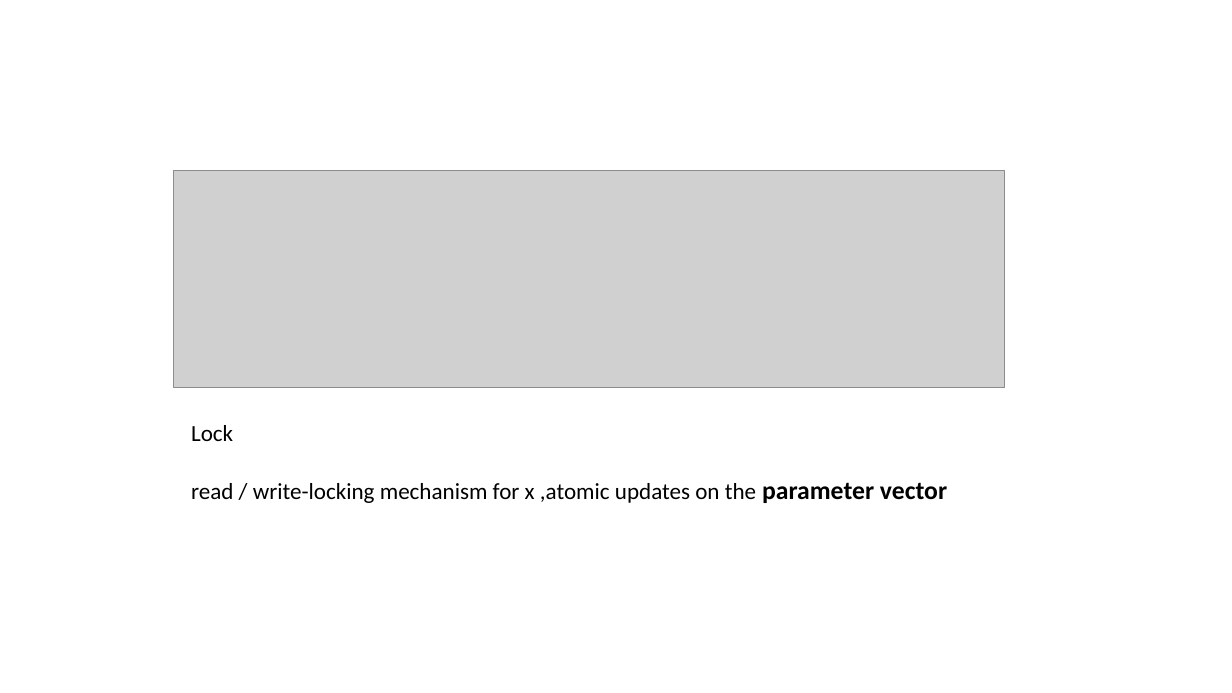
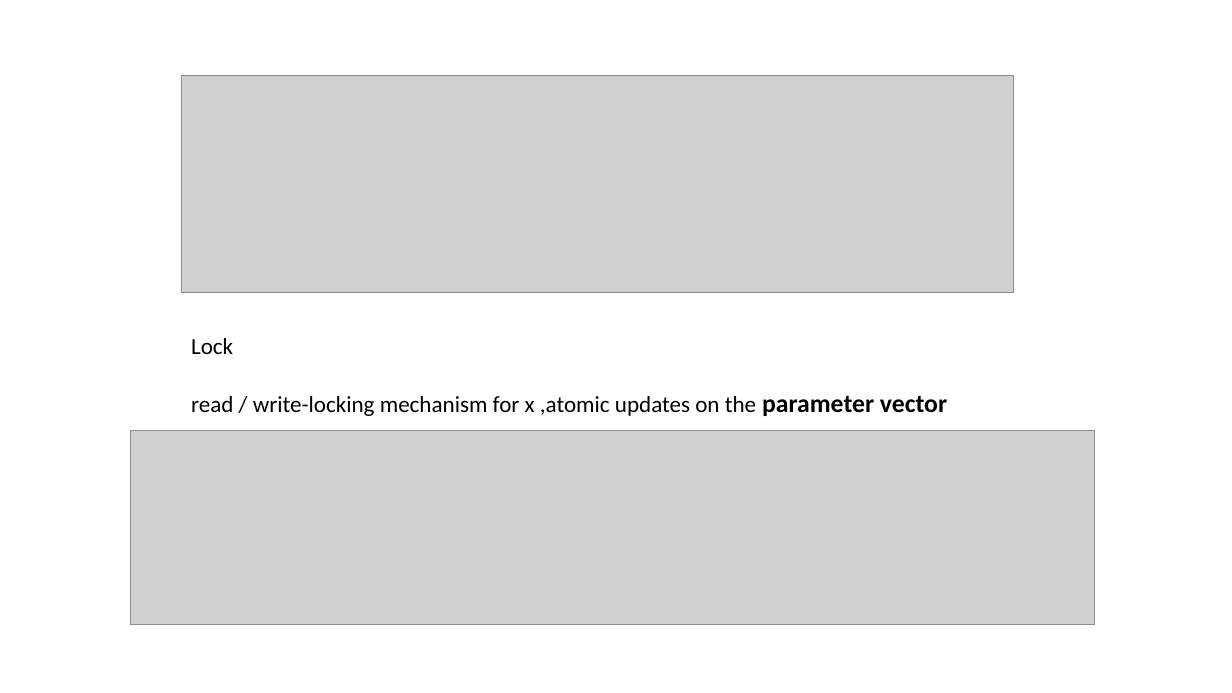
Before and after one commit to xfdywy/Optimization, a slide deck: slide 7 of distributed ML implementation.pptx (slide 4 before the commit). Drawn at 1232x693 pixels with LibreOffice and Linux fonts; fonts in the diff are those of the drawing; grey boxes stand for pictures. Boxes give left, top, right and bottom in pixels: in the first picture for what was removed or moved away, otherwise in the second. Text is boxed around its words. In the diff, an @@ line names an element or a change of style, - is before the commit and + after.

```diff
--- a/distributed ML implementation.pptx
+++ b/distributed ML implementation.pptx
@@ picture: place and size @@
-picture at [174, 171, 1006, 387]
+picture at [182, 76, 1014, 292]
@@ text "Lock": place and size @@
-text "Lock" at [191, 425, 947, 503]
+text "Lock" at [191, 338, 947, 416]
@@ picture added at [130, 431, 1094, 625] @@
```
Also in this commit, not shown: 1 other slide changed, 7 slides added, 1 slide removed, 3 other files.
